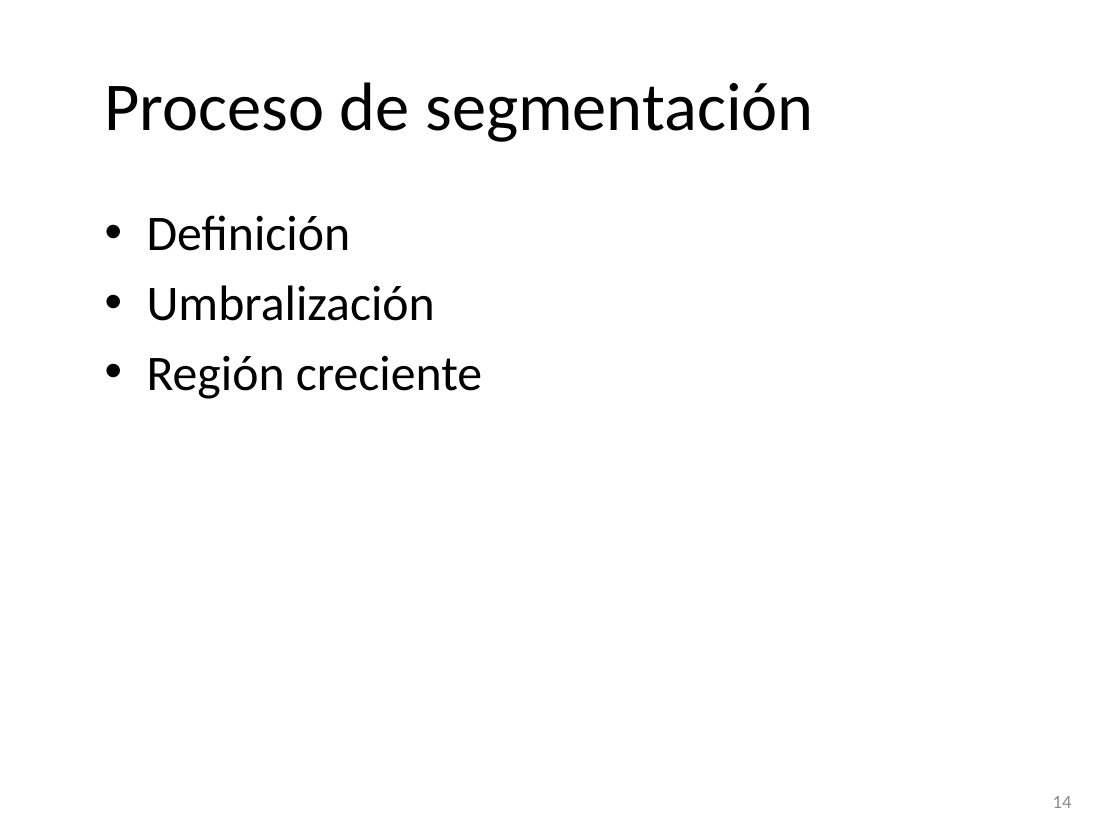
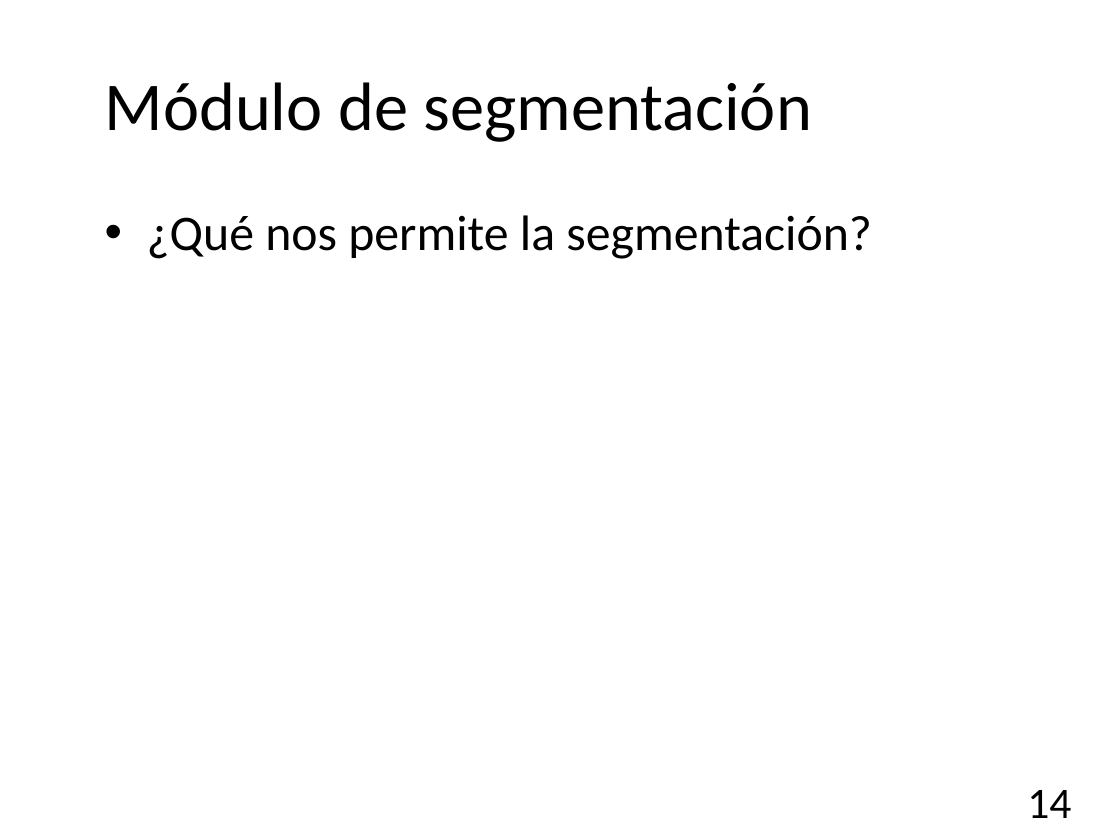
Before and after one commit to garo9521/Trabajo-Terminal, a slide deck: slide 14 of Documento/Presentación.pptx. Drawn at 1120x840 pixels with LibreOffice and Linux fonts; fonts in the diff are those of the drawing; background and template pictures are left out. Boxes give left, top, right and bottom in pixels: in the first picture for what was removed or moved away, otherwise in the second. Text is boxed around its words. In the diff, an @@ line names an element or a change of style, - is before the commit and + after.

```diff
--- a/Documento/Presentación.pptx
+++ b/Documento/Presentación.pptx
@@ title at <box>105,82,812,142</box>: text changed @@
-Proceso de segmentación
+Módulo de segmentación
@@ text at <box>147,215,872,259</box>: text changed @@
-• Definición
-• Umbralización
-• Región creciente
+• ¿Qué nos permite la segmentación?
@@ page number at <box>1027,790,1071,818</box>: size 12 to 28 pt, text colour #8C8C8C to #000000 @@
```
Also in this commit, not shown: 8 other slides changed, 2 slides added, 1 slide removed, 17 other files.
